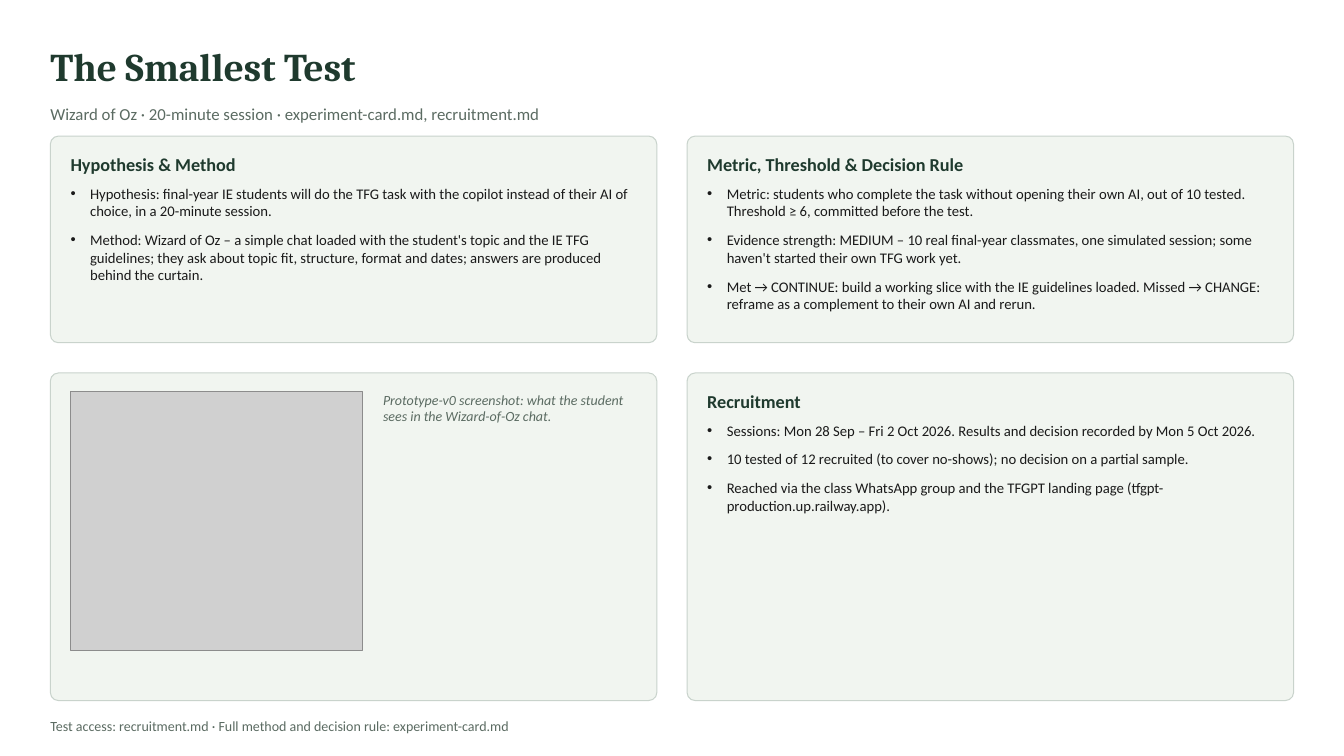
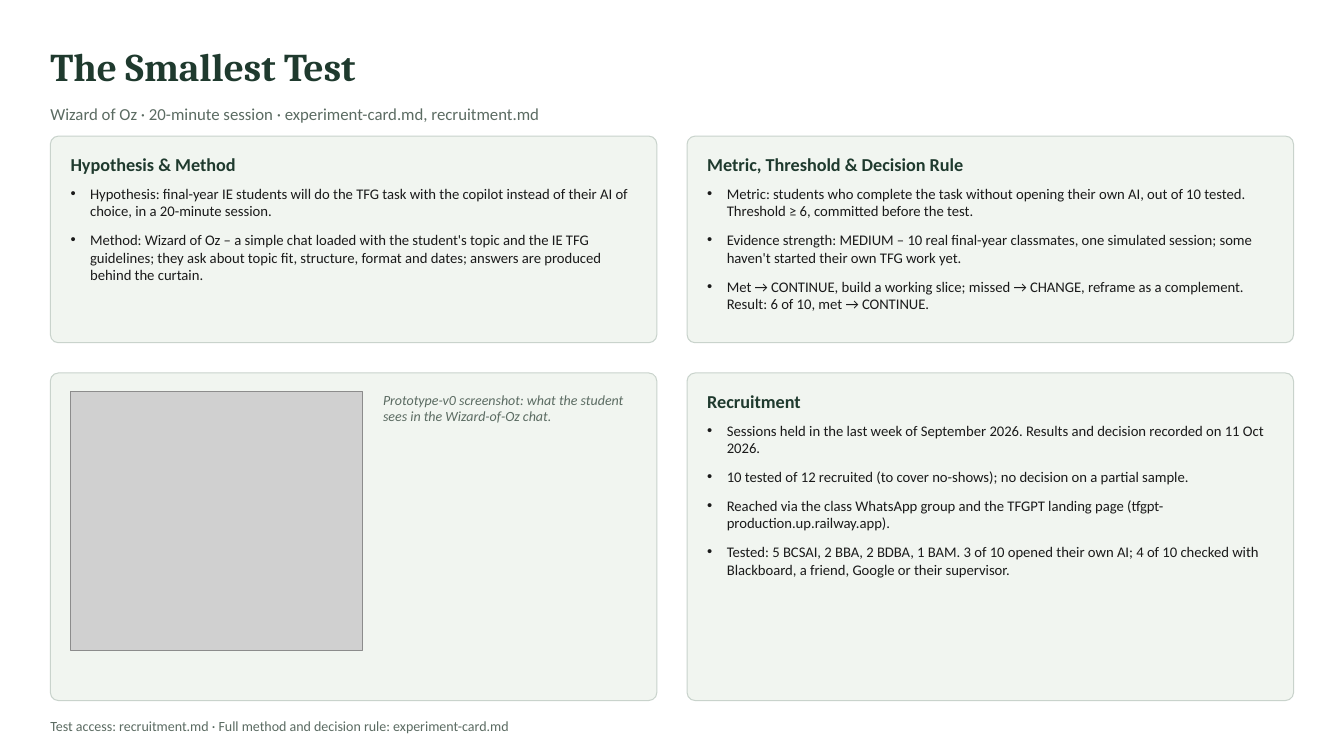
Before and after one commit to Angelotxx271/rpai_gp, a slide deck: slide 3 of venture-skeleton-v0.1.pptx. Drawn at 1344x756 pixels with LibreOffice and Linux fonts; fonts in the diff are those of the drawing; grey boxes stand for pictures. Boxes give left, top, right and bottom in pixels: in the first picture for what was removed or moved away, otherwise in the second. Text is boxed around its words. In the diff, an @@ line names an element or a change of style, - is before the commit and + after.

```diff
--- a/venture-skeleton-v0.1.pptx
+++ b/venture-skeleton-v0.1.pptx
@@ text at (727, 281, 1244, 311): text changed @@
-• Met → CONTINUE: build a working slice with the IE guidelines loaded. Missed → CHANGE: reframe as a complement to their own AI and rerun.
+• Met → CONTINUE, build a working slice; missed → CHANGE, reframe as a complement. Result: 6 of 10, met → CONTINUE.
@@ text at (727, 425, 1264, 453): text changed @@
-• Sessions: Mon 28 Sep – Fri 2 Oct 2026. Results and decision recorded by Mon 5 Oct 2026.
+• Sessions held in the last week of September 2026. Results and decision recorded on 11 Oct 2026.
@@ text at (727, 546, 1258, 578): paragraph added @@
+• Tested: 5 BCSAI, 2 BBA, 2 BDBA, 1 BAM. 3 of 10 opened their own AI; 4 of 10 checked with Blackboard, a friend, Google or their supervisor.
```
Also in this commit, not shown: 3 other slides changed, 6 other files.
